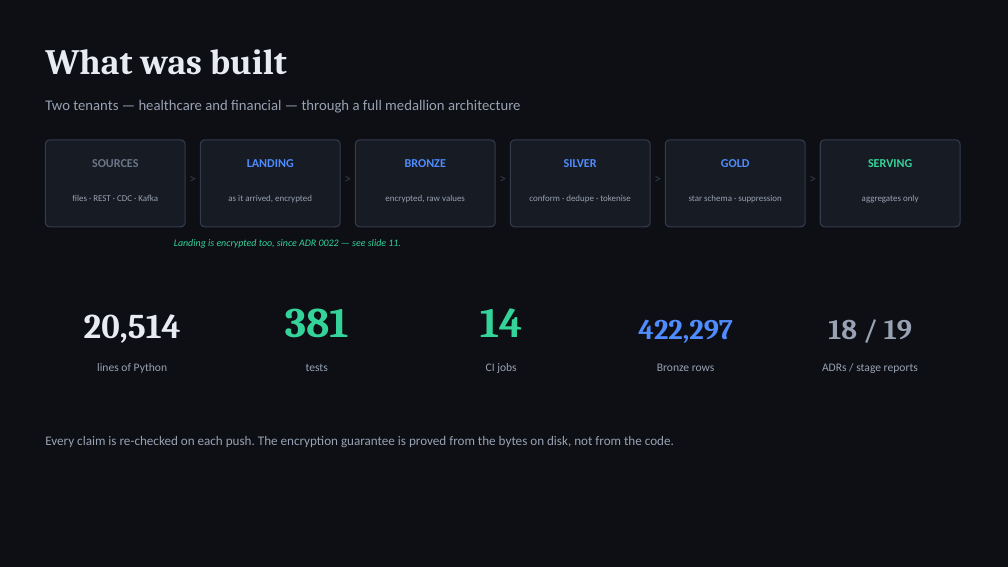
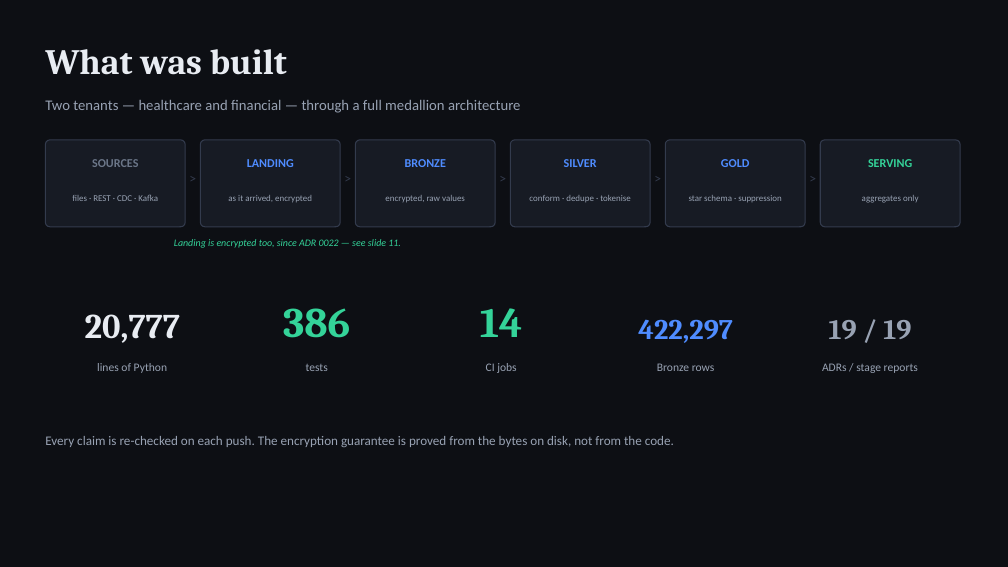
Before and after one commit to arpittomar246/confidentia, a slide deck: slide 3 of docs/report/confidentia-viva.pptx. Drawn at 1008x567 pixels with LibreOffice and Linux fonts; fonts in the diff are those of the drawing. Boxes give left, top, right and bottom in pixels: in the first picture for what was removed or moved away, otherwise in the second. Text is boxed around its words. In the diff, an @@ line names an element or a change of style, - is before the commit and + after.

```diff
--- a/docs/report/confidentia-viva.pptx
+++ b/docs/report/confidentia-viva.pptx
@@ text at <box>85,314,180,343</box>: text changed @@
-20,514
+20,777
@@ text at <box>283,308,350,338</box>: text changed @@
-381
+386
@@ text at <box>829,320,911,339</box>: text changed @@
-18 / 19
+19 / 19
```
Also in this commit, not shown: 2 other slides changed, 11 other files.
